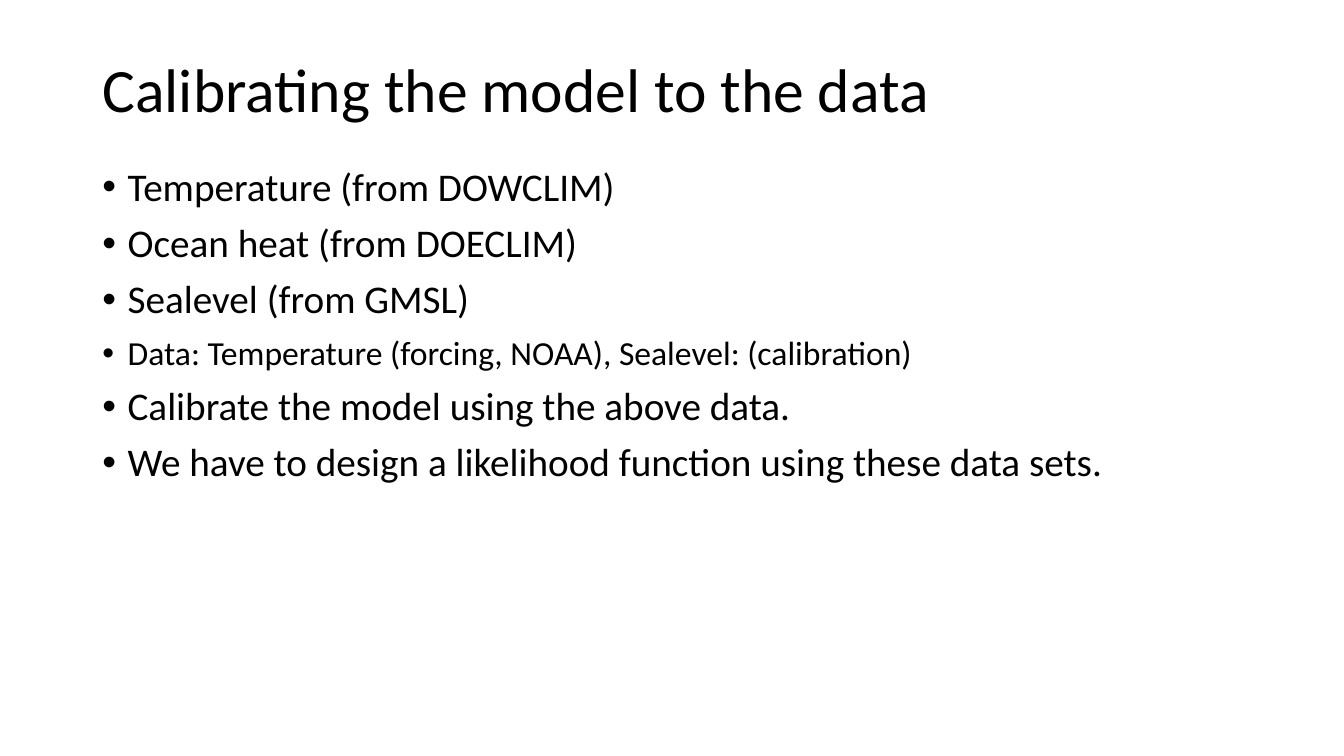
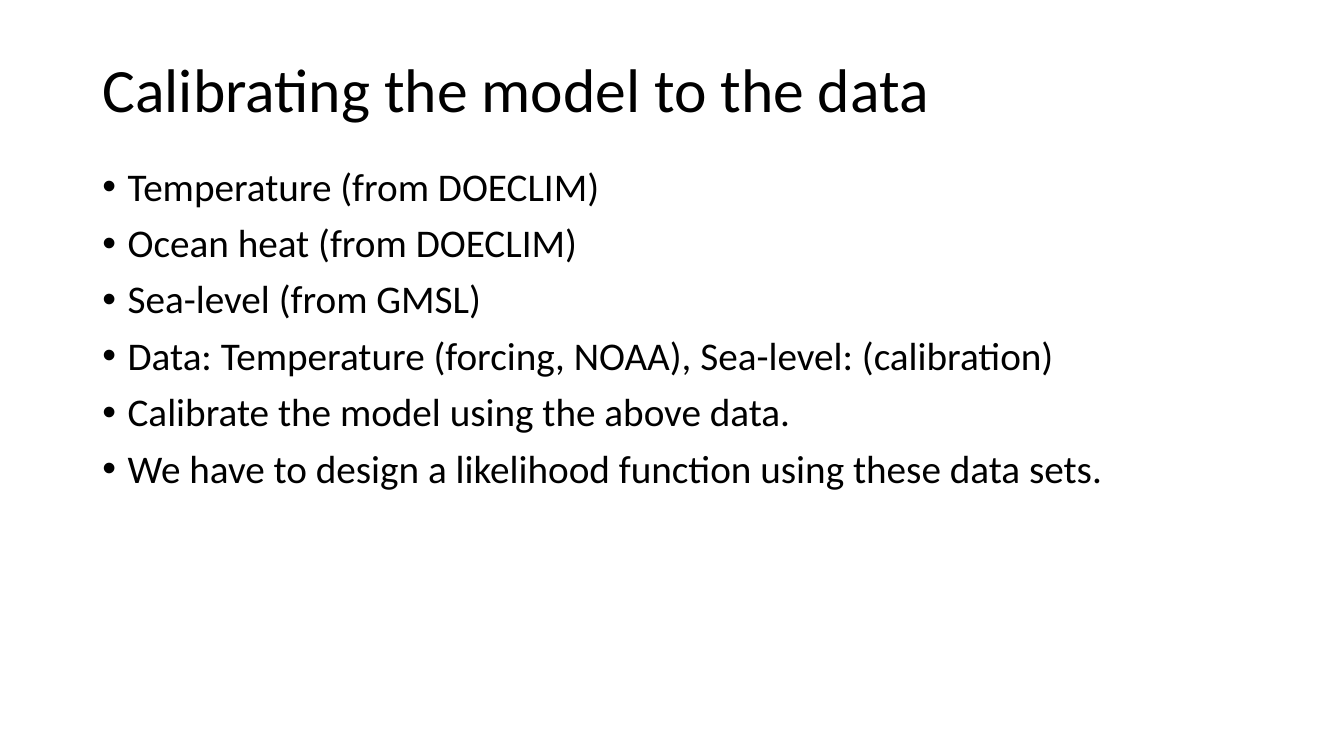
Before and after one commit to niharnandan/thesis, a slide deck: slide 7 of Mid Semester Presentation.pptx. Drawn at 1344x756 pixels with LibreOffice and Linux fonts; fonts in the diff are those of the drawing. Boxes give left, top, right and bottom in pixels: in the first picture for what was removed or moved away, otherwise in the second. Text is boxed around its words. In the diff, an @@ line names an element or a change of style, - is before the commit and + after.

Commit message:
changes to presentation

```diff
--- a/Mid Semester Presentation.pptx
+++ b/Mid Semester Presentation.pptx
@@ text at (x1=128, y1=172, x2=599, y2=208): text changed @@
-• Temperature (from DOWCLIM)
+• Temperature (from DOECLIM)
@@ text at (x1=128, y1=284, x2=1053, y2=377): text changed; size 24 to 28 pt @@
-• Sealevel (from GMSL)
-  • Data: Temperature (forcing, NOAA), Sealevel: (calibration)
+• Sea-level (from GMSL)
+  • Data: Temperature (forcing, NOAA), Sea-level: (calibration)
```
Also in this commit, not shown: 7 other slides changed, 3 slides added, 2 slides removed.
